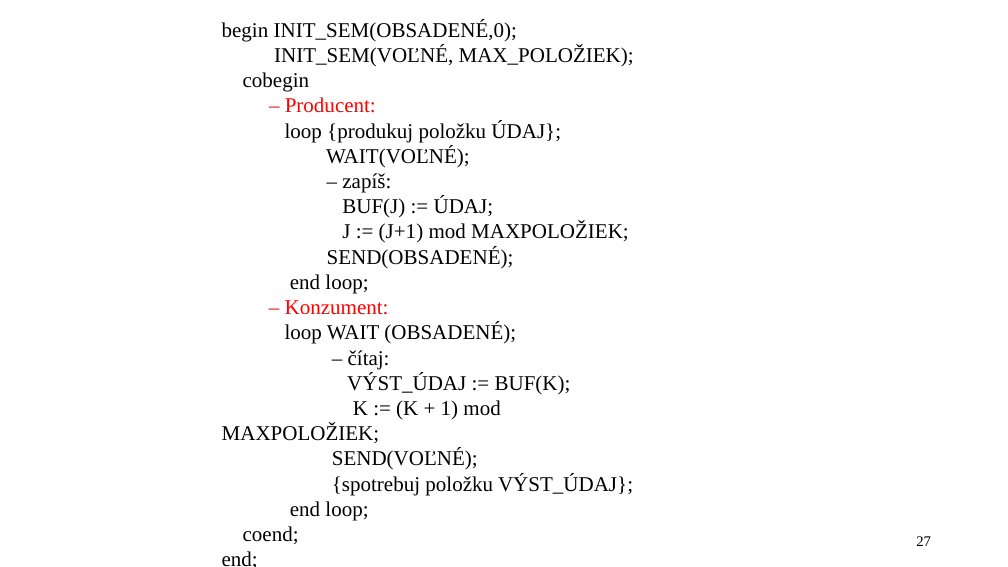
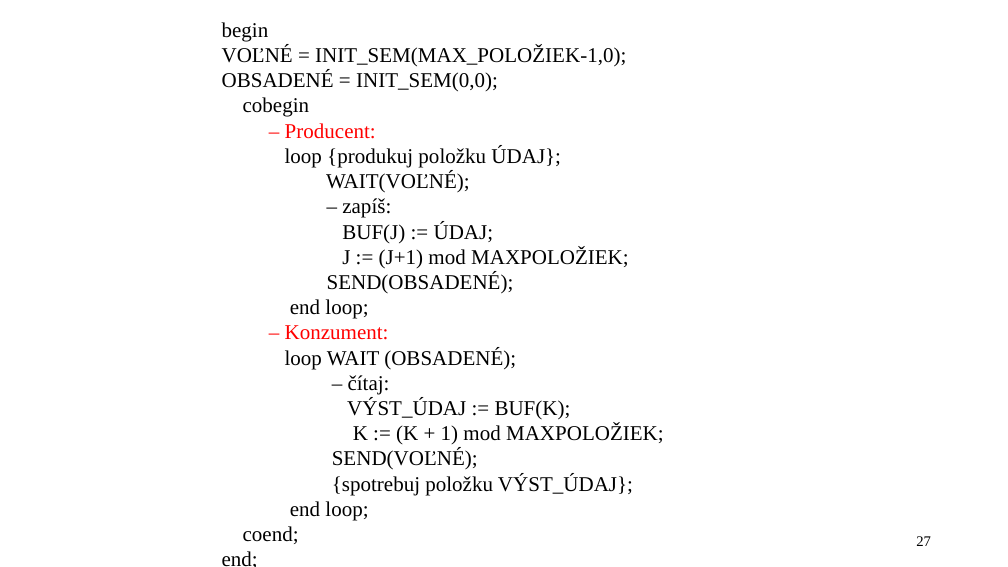
Before and after one commit to jb23lm87/OS-prednasky, a slide deck: slide 27 of OS 2 Úvod do paralélnych procesov a synchronizácie.pptx. Drawn at 1008x567 pixels with LibreOffice and Linux fonts; fonts in the diff are those of the drawing. Boxes give left, top, right and bottom in pixels: in the first picture for what was removed or moved away, otherwise in the second. Text is boxed around its words. In the diff, an @@ line names an element or a change of style, - is before the commit and + after.

```diff
--- a/OS 2 Úvod do paralélnych procesov a synchronizácie.pptx
+++ b/OS 2 Úvod do paralélnych procesov a synchronizácie.pptx
@@ text at [222,22,626,91]: text changed @@
-begin INIT_SEM(OBSADENÉ,0);
-INIT_SEM(VOĽNÉ, MAX_POLOŽIEK);
+begin
+VOĽNÉ = INIT_SEM(MAX_POLOŽIEK-1,0);
+OBSADENÉ = INIT_SEM(0,0);
```
Also in this commit, not shown: 1 other slide changed, 1 slide added, 1 other file.
